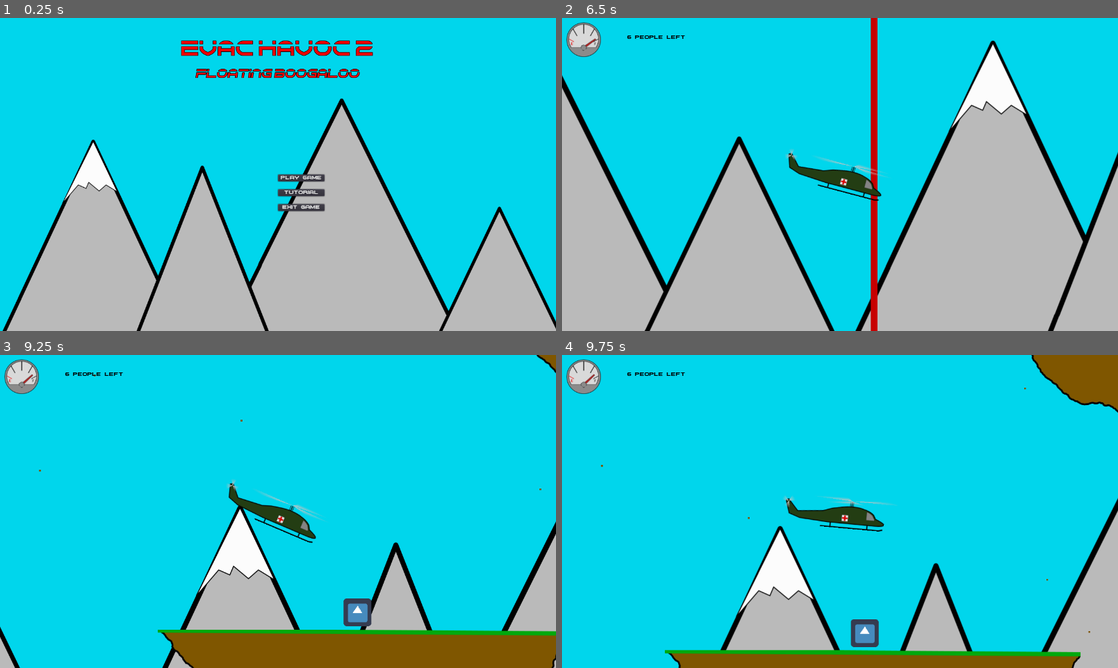
Above: before the commit, frames 1-4 (two rows, left to right).
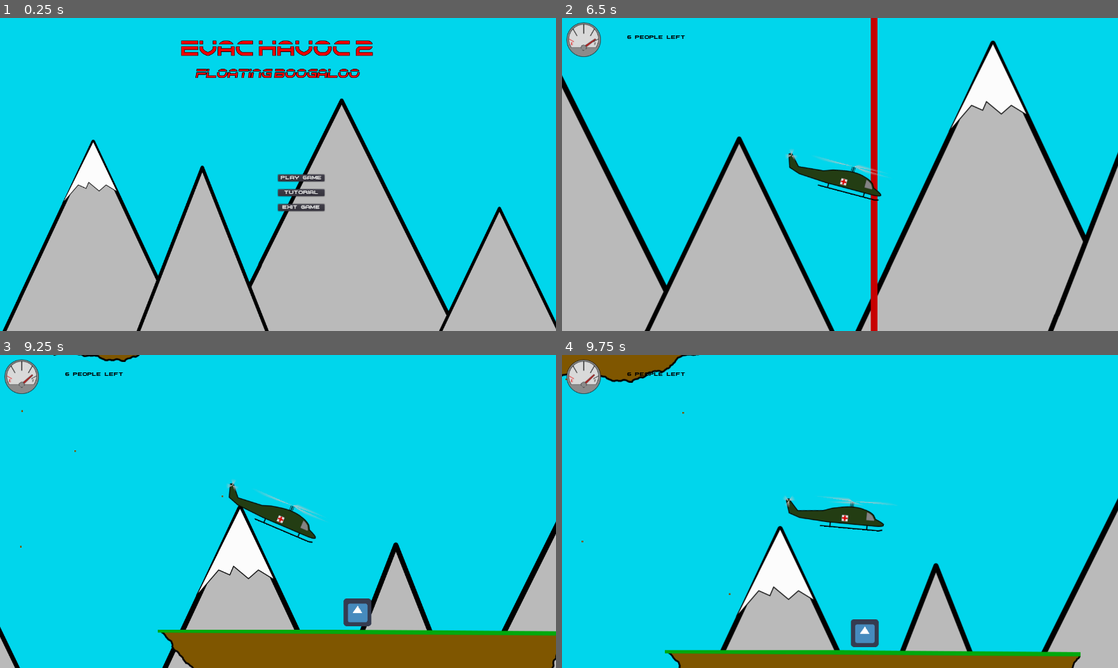
Above: after the commit, the same moments.

Repository: Inglo-Games/EvacHavoc2
Game: Godot game, scene res://scenes/menu.tscn
Same seed, same stepped clock (60 frames per second), same inputs: the game is played once before the commit and once after it. The engine's default icon, where the game draws it, is replaced by a stand-in: a white triangle on a blue panel in a dark square.
Inputs (mouse positions are in pixels of both pictures, inside the frame that each line leads up to):
- Up to frame 1 (0.25 s): no input
- Up to frame 2 (6.5 s): click "Play Game" at 0.5 s; tap Enter at 1.25 s; move the mouse to (812, 237) at 1.27 s; hold Right (move_right) 1.28-2.78 s; click (812, 237) at 1.42 s; tap Up (move_up) at 1.52, 2.27, 4.52, 5.27, 6.02 s; move the mouse to (1006, 221) at 2.02 s; move the mouse to (673, 127) at 2.77 s; hold Left (move_left) 2.78-3.5 s; click "Play Game" at 3.5 s; tap Space at 4.25 s; move the mouse to (867, 174) at 4.27 s; hold Left (move_left) 4.28-5.78 s; click (867, 174) at 4.42 s; move the mouse to (756, 96) at 5.02 s; move the mouse to (962, 158) at 5.77 s; hold Right (move_right) from 5.78 s (still down)
- Up to frame 3 (9.25 s): keep holding Right (move_right); move the mouse to (166, 527) at 6.52 s; click (166, 527) at 6.67 s; move the mouse to (333, 442) at 7.27 s; tap Up (move_up) at 7.52, 8.27, 9.02 s; move the mouse to (250, 574) at 8.02 s; move the mouse to (444, 558) at 8.77 s; click (444, 558) at 8.92 s
- Up to frame 4 (9.75 s): move the mouse to (673, 464) at 9.52 s; release Right (move_right) at 9.53 s; hold Left (move_left) from 9.53 s (still down)

Frames 1-2 are identical in both runs. In frame 3, 0.3% of the frame differs, in the area x 3-100%, y 0-62%; in frame 4, 3.2%, in the area x 0-100%, y 0-89%.

Commit message:
Adding levels 2, 3, and 4

Diff:
--- a/game/scenes/levels/01.tscn
+++ b/game/scenes/levels/01.tscn
@@ -4,16 +4,17 @@
 [ext_resource path="res://scenes/island01.tscn" type="PackedScene" id=2]
 [ext_resource path="res://scenes/person.tscn" type="PackedScene" id=3]
 
-[node name="level" index="0" instance=ExtResource( 1 )]
+[node name="level" instance=ExtResource( 1 )]
+next_scene = "res://scenes/levels/02.tscn"
 
 [node name="island" parent="islands" index="0" instance=ExtResource( 2 )]
-position = Vector2( 3332.8, -1420.76 )
+position = Vector2( 3675.28, -814.57 )
 
 [node name="island2" parent="islands" index="1" instance=ExtResource( 2 )]
-position = Vector2( 1951.88, -1186.18 )
+position = Vector2( 2335.46, -836.849 )
 
 [node name="island3" parent="islands" index="2" instance=ExtResource( 2 )]
-position = Vector2( 699.313, -1447.31 )
+position = Vector2( 654.791, -1272.65 )
 
 [node name="island4" parent="islands" index="3" instance=ExtResource( 2 )]
 position = Vector2( 1221.59, -371.787 )
@@ -39,14 +40,14 @@
 [node name="person4" parent="people" index="3" groups=[
 "people",
 ] instance=ExtResource( 3 )]
-position = Vector2( 3331.81, -1605.19 )
+position = Vector2( 3499.62, -995.577 )
 
 [node name="person5" parent="people" index="4" groups=[
 "people",
 ] instance=ExtResource( 3 )]
-position = Vector2( 2037.79, -1369.91 )
+position = Vector2( 2530.96, -1020.58 )
 
 [node name="person6" parent="people" index="5" groups=[
 "people",
 ] instance=ExtResource( 3 )]
-position = Vector2( 1878.41, -1373.71 )
+position = Vector2( 2094.17, -1020.95 )
--- /dev/null
+++ b/game/scenes/levels/02.tscn
@@ -0,0 +1,58 @@
+[gd_scene load_steps=4 format=2]
+
+[ext_resource path="res://scenes/person.tscn" type="PackedScene" id=1]
+[ext_resource path="res://scenes/island01.tscn" type="PackedScene" id=2]
+[ext_resource path="res://scenes/level_template.tscn" type="PackedScene" id=3]
+
+[node name="level" instance=ExtResource( 3 )]
+next_scene = "res://scenes/levels/03.tscn"
+
+[node name="island" parent="islands" index="0" instance=ExtResource( 2 )]
+position = Vector2( 941.115, -293.516 )
+
+[node name="island2" parent="islands" index="1" instance=ExtResource( 2 )]
+position = Vector2( 1612.01, -1677.23 )
+
+[node name="island3" parent="islands" index="2" instance=ExtResource( 2 )]
+position = Vector2( 3433.67, -1220.65 )
+
+[node name="island4" parent="islands" index="3" instance=ExtResource( 2 )]
+position = Vector2( 2804.71, -470.557 )
+
+[node name="island5" parent="islands" index="4" instance=ExtResource( 2 )]
+position = Vector2( 521.806, -1304.52 )
+
+[node name="person" parent="people" index="0" groups=[
+"people",
+] instance=ExtResource( 1 )]
+position = Vector2( 675.553, -470.557 )
+
+[node name="person2" parent="people" index="1" groups=[
+"people",
+] instance=ExtResource( 1 )]
+position = Vector2( 1271.9, -475.216 )
+
+[node name="person3" parent="people" index="2" groups=[
+"people",
+] instance=ExtResource( 1 )]
+position = Vector2( 228.29, -1486.22 )
+
+[node name="person4" parent="people" index="3" groups=[
+"people",
+] instance=ExtResource( 1 )]
+position = Vector2( 1439.63, -1863.59 )
+
+[node name="person5" parent="people" index="4" groups=[
+"people",
+] instance=ExtResource( 1 )]
+position = Vector2( 1817, -1863.59 )
+
+[node name="person6" parent="people" index="5" groups=[
+"people",
+] instance=ExtResource( 1 )]
+position = Vector2( 3745.82, -1407.01 )
+
+[node name="person7" parent="people" index="6" groups=[
+"people",
+] instance=ExtResource( 1 )]
+position = Vector2( 2692.89, -661.576 )
--- /dev/null
+++ b/game/scenes/levels/03.tscn
@@ -0,0 +1,42 @@
+[gd_scene load_steps=4 format=2]
+
+[ext_resource path="res://scenes/person.tscn" type="PackedScene" id=1]
+[ext_resource path="res://scenes/island01.tscn" type="PackedScene" id=2]
+[ext_resource path="res://scenes/level_template.tscn" type="PackedScene" id=3]
+
+[node name="level" instance=ExtResource( 3 )]
+next_scene = "res://scenes/levels/04.tscn"
+
+[node name="island" parent="islands" index="0" instance=ExtResource( 2 )]
+position = Vector2( 3462.36, -1191.72 )
+
+[node name="island2" parent="islands" index="1" instance=ExtResource( 2 )]
+position = Vector2( 966.126, 93.1798 )
+
+[node name="island3" parent="islands" index="2" instance=ExtResource( 2 )]
+position = Vector2( 735.629, -725.82 )
+
+[node name="island4" parent="islands" index="3" instance=ExtResource( 2 )]
+position = Vector2( 2246.12, -269.73 )
+
+[node name="island5" parent="islands" index="4" instance=ExtResource( 2 )]
+position = Vector2( 1760.61, -1691.95 )
+
+[node name="island6" parent="islands" index="5" instance=ExtResource( 2 )]
+position = Vector2( 2535.47, -691.491 )
+
+[node name="island7" parent="islands" index="6" instance=ExtResource( 2 )]
+position = Vector2( 3457.46, -186.359 )
+
+[node name="island8" parent="islands" index="7" instance=ExtResource( 2 )]
+position = Vector2( 617.928, -1358.46 )
+
+[node name="person" parent="people" index="0" groups=[
+"people",
+] instance=ExtResource( 1 )]
+position = Vector2( 402.144, -1544.82 )
+
+[node name="person2" parent="people" index="1" groups=[
+"people",
+] instance=ExtResource( 1 )]
+position = Vector2( 2662.98, -446.281 )
--- /dev/null
+++ b/game/scenes/levels/04.tscn
@@ -0,0 +1,86 @@
+[gd_scene load_steps=4 format=2]
+
+[ext_resource path="res://scenes/person.tscn" type="PackedScene" id=1]
+[ext_resource path="res://scenes/island01.tscn" type="PackedScene" id=2]
+[ext_resource path="res://scenes/level_template.tscn" type="PackedScene" id=3]
+
+[node name="level" index="0" instance=ExtResource( 3 )]
+
+[node name="island" parent="islands" index="0" instance=ExtResource( 2 )]
+position = Vector2( 544.023, -477.237 )
+
+[node name="island2" parent="islands" index="1" instance=ExtResource( 2 )]
+position = Vector2( 1219.49, -71.1965 )
+
+[node name="island3" parent="islands" index="2" instance=ExtResource( 2 )]
+position = Vector2( 2365.51, -515.185 )
+
+[node name="island4" parent="islands" index="3" instance=ExtResource( 2 )]
+position = Vector2( 1325.75, -1410.75 )
+
+[node name="island5" parent="islands" index="4" instance=ExtResource( 2 )]
+position = Vector2( 3374.92, -1091.99 )
+
+[node name="island6" parent="islands" index="5" instance=ExtResource( 2 )]
+position = Vector2( 2578.02, -1623.26 )
+
+[node name="island7" parent="islands" index="6" instance=ExtResource( 2 )]
+position = Vector2( 2099.88, -1027.48 )
+
+[node name="island8" parent="islands" index="7" instance=ExtResource( 2 )]
+position = Vector2( 502.281, -1665 )
+
+[node name="person" parent="people" index="0" groups=[
+"people",
+] instance=ExtResource( 1 )]
+position = Vector2( 330.145, -664.085 )
+
+[node name="person2" parent="people" index="1" groups=[
+"people",
+] instance=ExtResource( 1 )]
+position = Vector2( 1552.06, -258.044 )
+
+[node name="person3" parent="people" index="2" groups=[
+"people",
+] instance=ExtResource( 1 )]
+position = Vector2( 2246.5, -698.238 )
+
+[node name="person4" parent="people" index="3" groups=[
+"people",
+] instance=ExtResource( 1 )]
+position = Vector2( 1487.55, -1605.19 )
+
+[node name="person5" parent="people" index="4" groups=[
+"people",
+] instance=ExtResource( 1 )]
+position = Vector2( 3119.3, -1278.84 )
+
+[node name="person6" parent="people" index="5" groups=[
+"people",
+] instance=ExtResource( 1 )]
+position = Vector2( 3346.99, -1278.84 )
+
+[node name="person7" parent="people" index="6" groups=[
+"people",
+] instance=ExtResource( 1 )]
+position = Vector2( 1734.21, -1214.33 )
+
+[node name="person8" parent="people" index="7" groups=[
+"people",
+] instance=ExtResource( 1 )]
+position = Vector2( 163.174, -1855.64 )
+
+[node name="person9" parent="people" index="8" groups=[
+"people",
+] instance=ExtResource( 1 )]
+position = Vector2( 2227.53, -1810.11 )
+
+[node name="person10" parent="people" index="9" groups=[
+"people",
+] instance=ExtResource( 1 )]
+position = Vector2( 2538.7, -1810.11 )
+
+[node name="person11" parent="people" index="10" groups=[
+"people",
+] instance=ExtResource( 1 )]
+position = Vector2( 1051.15, -258.044 )
